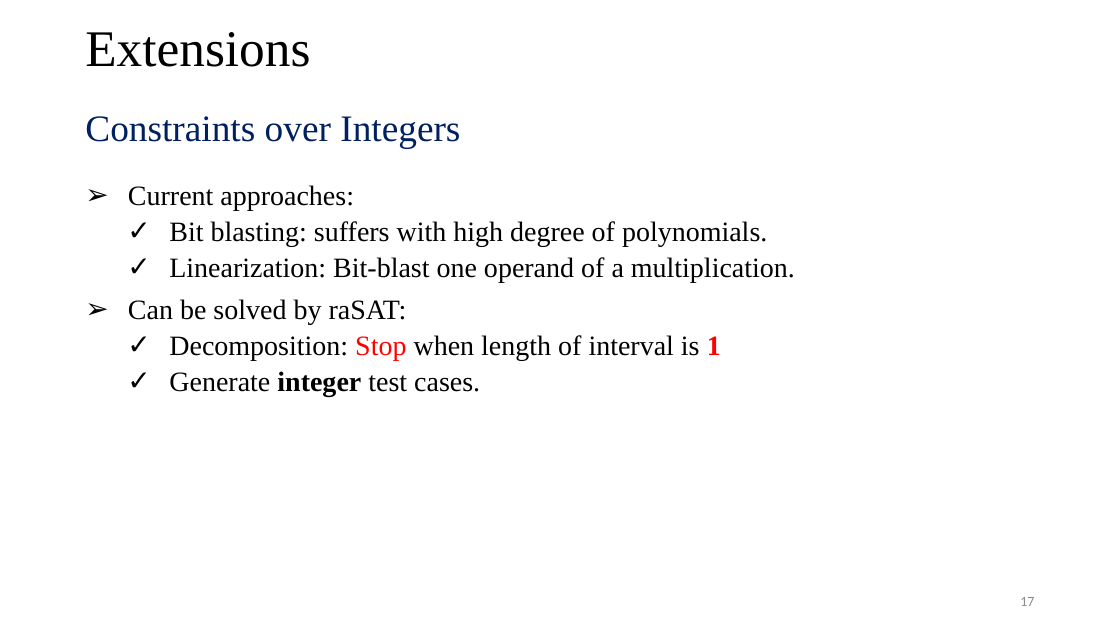
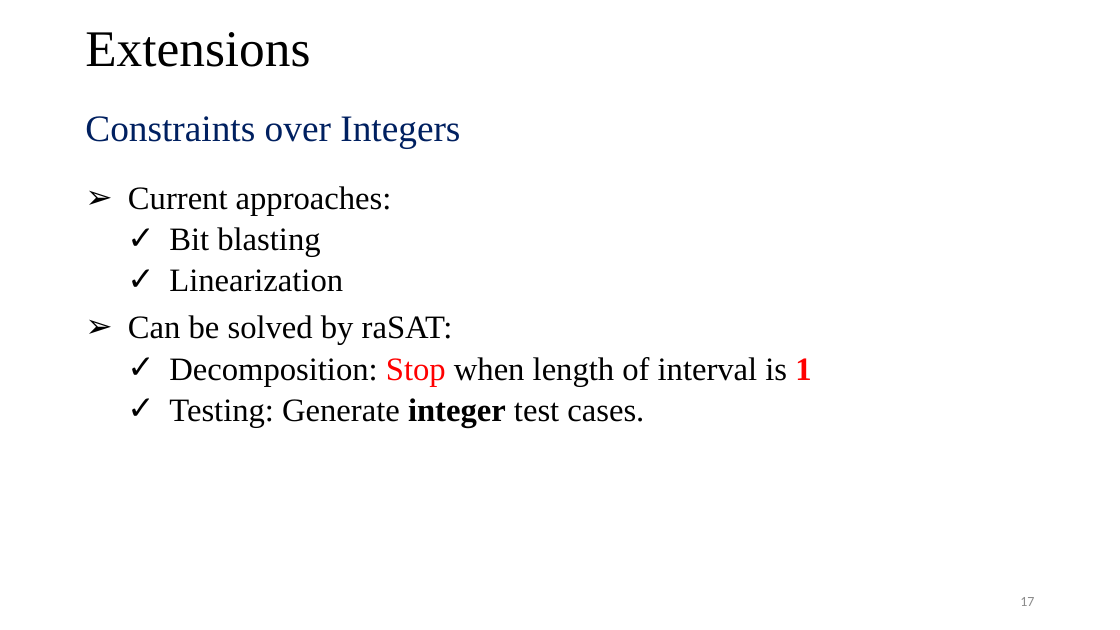
Before and after one commit to tungvx/raSAT, a slide deck: slide 17 of report/thesis/presentation.pptx. Drawn at 1120x630 pixels with LibreOffice and Linux fonts; fonts in the diff are those of the drawing. Boxes give left, top, right and bottom in pixels: in the first picture for what was removed or moved away, otherwise in the second. Text is boxed around its words. In the diff, an @@ line names an element or a change of style, - is before the commit and + after.

```diff
--- a/report/thesis/presentation.pptx
+++ b/report/thesis/presentation.pptx
@@ text at bbox=[128, 186, 811, 386]: size 24 to 28 pt in "Current approaches:", "Can be solved by raSAT:", "Decomposition: Stop when length of interval is ..." @@
@@ text at bbox=[169, 227, 343, 292]: text changed; size 24 to 28 pt @@
-  ✓ Bit blasting: suffers with high degree of polynomials.
-  ✓ Linearization: Bit-blast one operand of a multiplication.
+  ✓ Bit blasting
+  ✓ Linearization
@@ text at bbox=[169, 398, 644, 427]: text changed; size 24 to 28 pt @@
-  ✓ Generate integer test cases.
+  ✓ Testing: Generate integer test cases.
```
Also in this commit, not shown: 11 other slides changed.
